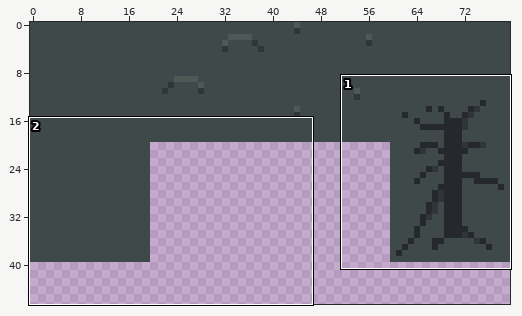
Two versions of one pixel-art file, .dev files/tileset/cave_floor.aseprite. The first picture is a wide view before the edit; the outline marks the close-up.
Close-up. Before the commit:
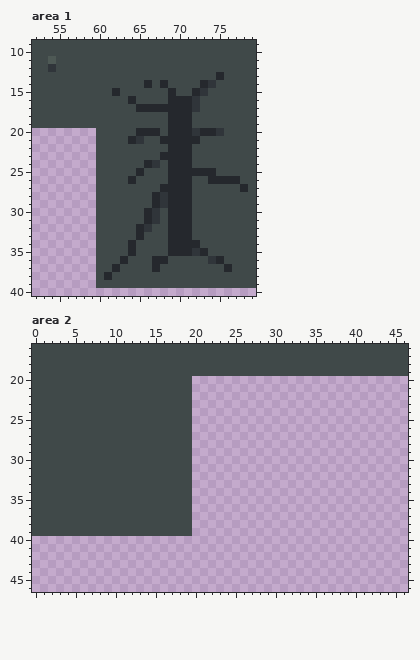
80x260 pixels, 1 frame. Shown: area 1: x 52..79, y 9..40; area 2: x 0..46, y 16..46. The wide view leaves out empty margins.
The same view after the edit:
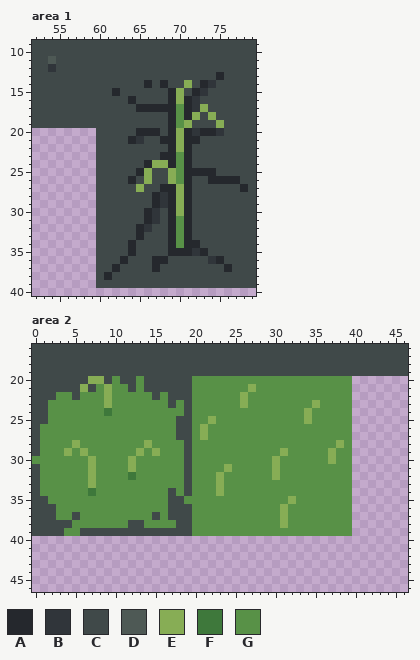
Palette (. is transparent): A #25282d  B #30353a  C #404949  D #4e5955  E #87ad55  F #3e783b  G #589147
From old to new:
layer "Layer 2" added
Area 1, layer "Layer 2":
y 14: x 71 C -> E
y 15: x 70 C -> E
y 16: x 70 A -> E
y 17: x 70 A -> G; x 73 C -> E
y 18: x 70 A -> G; x 72 C -> E; x 74 C -> E
y 19: x 70..71 AA -> GE; x 75 C -> E
y 20..22: x 70 A -> E
y 23: x 70 A -> G
y 24: x 67..68 BC -> EE; x 70 A -> G
y 25..26: x 66 C -> E; x 69..70 AA -> EG
y 27: x 65 C -> E; x 70 A -> E
y 28..30: x 70 A -> E
y 31..34: x 70 A -> G
Area 2, layer "Layer 2":
y 20: x 7..8 CC -> EE; x 10 C -> G; x 13 C -> G; x 20..39 .................... -> GGGGGGGGGGGGGGGGGGGG
y 21: x 6 C -> E; x 8..11 CCCC -> GEGG; x 13 C -> G; x 20..39 .................... -> GGGGGGGEGGGGGGGGGGGG
y 22: x 3..4 CC -> GG; x 6..14 CCCCCCCCC -> GGGEGGGGG; x 16 C -> G; x 20..39 .................... -> GGGGGGEGGGGGGGGGGGGG
y 23: x 2..16 CCCCCCCCCCCCCCC -> GGGGGGGEGGGGGGG; x 18 C -> G; x 20..39 .................... -> GGGGGGEGGGGGGGGEGGGG
y 24: x 2..18 CCCCCCCCCCCCCCCCC -> GGGGGGGFGGGGGGGGG; x 20..39 .................... -> GGGGGGGGGGGGGGEGGGGG
y 25: x 2..17 CCCCCCCCCCCCCCCC -> GGGGGGGGGGGGGGGG; x 20..39 .................... -> GGEGGGGGGGGGGGEGGGGG
y 26..27: x 1..17 CCCCCCCCCCCCCCCCC -> GGGGGGGGGGGGGGGGG; x 20..39 .................... -> GEGGGGGGGGGGGGGGGGGG
y 28: x 1..18 CCCCCCCCCCCCCCCCCC -> GGGGEGGGGGGGGEGGGG; x 20..39 .................... -> GGGGGGGGGGGGGGGGGGEG
y 29: x 1..18 CCCCCCCCCCCCCCCCCC -> GGGEGEGGGGGGEGEGGG; x 20..39 .................... -> GGGGGGGGGGGEGGGGGEGG
y 30: x 0..18 CCCCCCCCCCCCCCCCCCC -> GGGGGGGEGGGGEGGGGGG; x 20..39 .................... -> GGGGGGGGGGEGGGGGGEGG
y 31: x 1..18 CCCCCCCCCCCCCCCCCC -> GGGGGGEGGGGEGGGGGG; x 20..39 .................... -> GGGGEGGGGGEGGGGGGGGG
y 32: x 1..18 CCCCCCCCCCCCCCCCCC -> GGGGGGEGGGGFGGGGGG; x 20..39 .................... -> GGGEGGGGGGEGGGGGGGGG
y 33: x 1..18 CCCCCCCCCCCCCCCCCC -> GGGGGGEGGGGGGGGGGG; x 20..39 .................... -> GGGEGGGGGGGGGGGGGGGG
y 34: x 1..16 CCCCCCCCCCCCCCCC -> GGGGGGFGGGGGGGGG; x 18 C -> G; x 20..39 .................... -> GGGEGGGGGGGGGGGGGGGG
y 35: x 2..16 CCCCCCCCCCCCCCC -> GGGGGGGGGGGGGGG; x 19..39 C.................... -> GGGGGGGGGGGGGEGGGGGGG
y 36: x 3..16 CCCCCCCCCCCCCC -> GGGGGGGGGGGGGG; x 20..39 .................... -> GGGGGGGGGGGEGGGGGGGG
y 37: x 3..4 CC -> GG; x 6..14 CCCCCCCCC -> GGGGGGGGG; x 16 C -> G; x 20..39 .................... -> GGGGGGGGGGGEGGGGGGGG
y 38: x 5..11 CCCCCCC -> GGGGGGG; x 14..17 CCCC -> GGGG; x 20..39 .................... -> GGGGGGGGGGGEGGGGGGGG
y 39: x 4..5 CC -> GG; x 20..39 .................... -> GGGGGGGGGGGGGGGGGGGG
Pixel boxes of the changes (left, top, right, bottom) in both close-ups:
changed: (136, 80, 224, 248)
changed: (32, 376, 352, 536)
